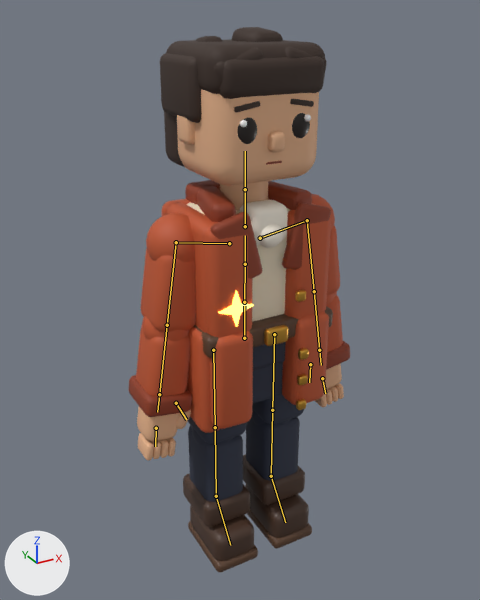
A saved change to the glTF model luvcraft/avatar/claude-avatar.glb.
Before and after are seen from a camera (50 mm lens) standing at (-1.022, -1.823, 1.903) and looking at (-0.053, -0.062, 1.022). The axes (+X, +Y, +Z) are drawn at lower left. The lights are the same throughout. The older version comes first. The bones that change, and the others that lie on the model, are drawn over the model as lines.

In view in the first picture: 'ClaudeAvatar'.
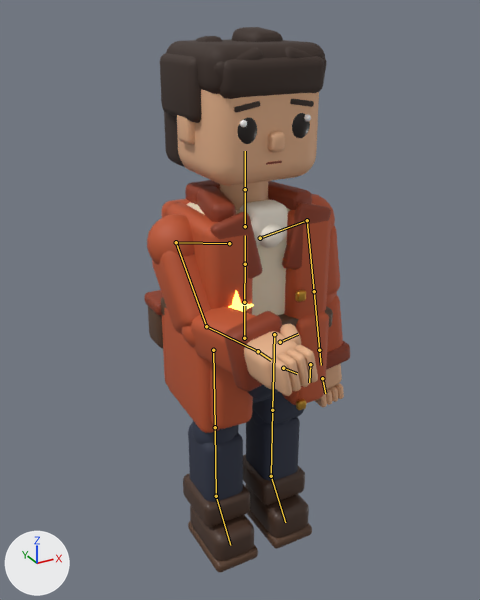
The newer file adds an action. The first version stands in its rest pose; the second is drawn at frame 1 of the action 'Carry'.

What differs and where, as boxes (x1, y1, x2, y2) in the pictures (480 x 600 px):
'ClaudeAvatar', posed (7% narrower): before (129, 27, 350, 572); after (144, 27, 350, 572)
bone 'upper_arm.R', root to tip: before (176, 242) to (167, 325); after (176, 242) to (206, 326)
bone 'forearm.R', root to tip: before (167, 325) to (159, 394); after (206, 326) to (258, 351)
bone 'hand.R', root to tip: before (159, 394) to (157, 412); after (258, 351) to (271, 360)

What the commit changed:
Bone 'upper_arm.R' (bone_upper_arm_r) turns from (0, 0, 0) to (-34, 0, -10) degrees about its own x, y and z.
Bone 'forearm.R' (bone_forearm_r) turns from (0, 0, 0) to (-62, 0, 0) degrees about its own x, y and z.
Bone 'hand.R' (bone_hand_r) turns from (0, 0, 0) to (0, 0, 8) degrees about its own x, y and z.
